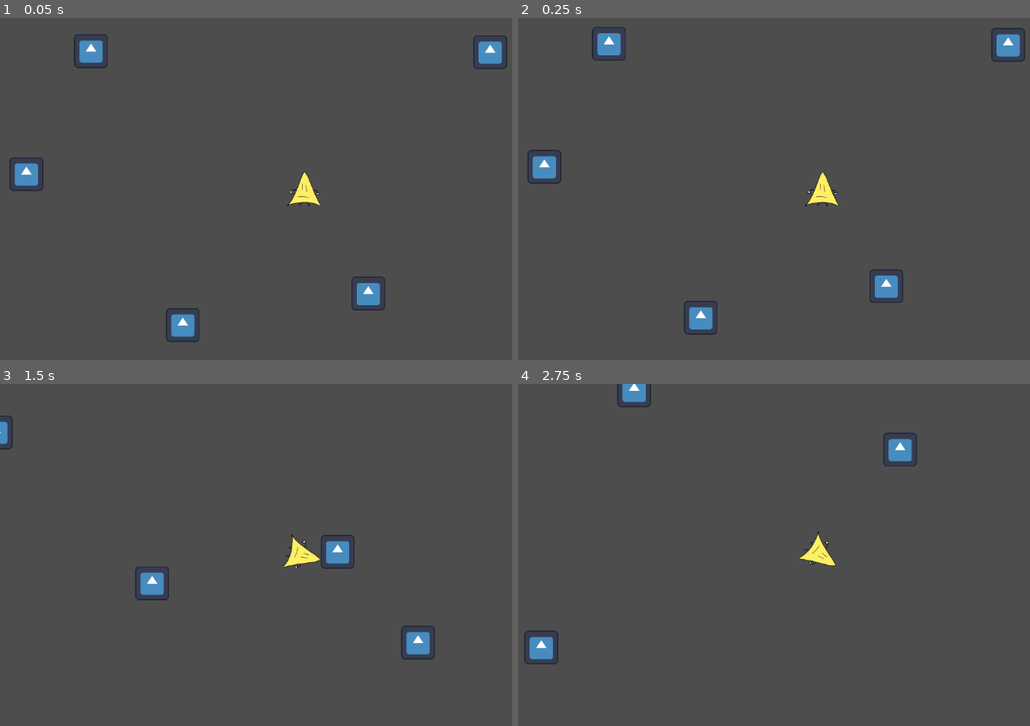
Above: before the commit, frames 1-4 (two rows, left to right).
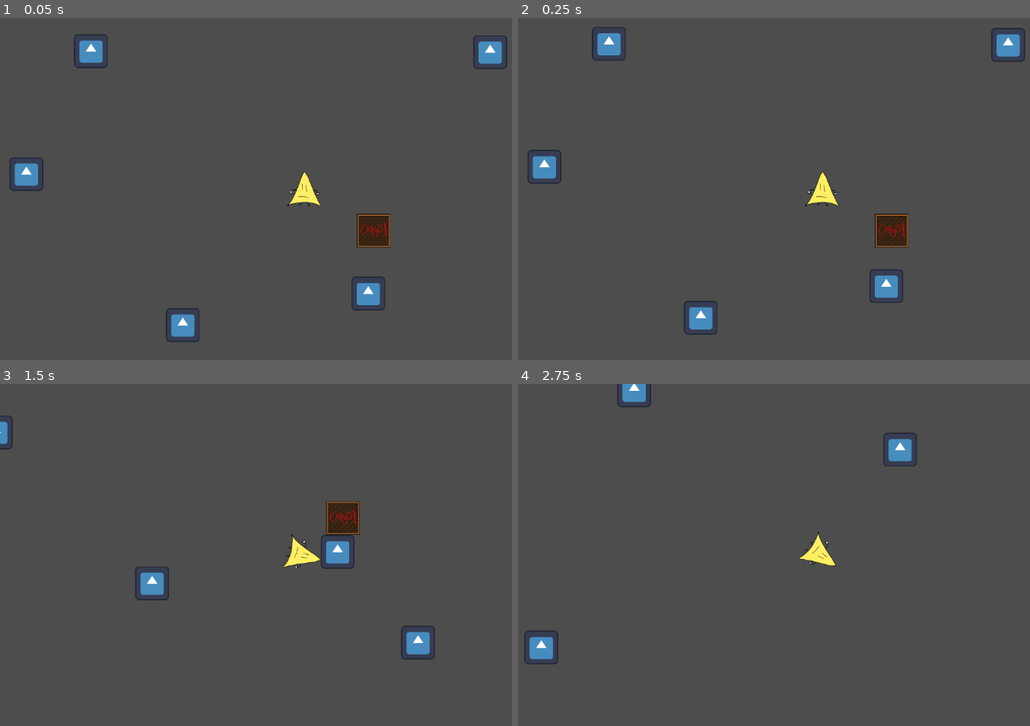
Above: after the commit, the same moments.

Repository: badfetus/space-postal-service
Game: Godot game, scene res://play_scene.tscn
Two runs of this game, one before a commit and one after it. Both use one fixed random seed, a clock stepped at 60 frames per second and the inputs below. The engine's default icon, where the game draws it, is replaced by a stand-in: a white triangle on a blue panel in a dark square.
Inputs:
- Up to frame 1 (0.05 s): no input
- Up to frame 2 (0.25 s): no input
- Up to frame 3 (1.5 s): hold Right (Right) 0.53-1.28 s; hold Space (Boost) 0.53-1.28 s; hold Left (Left) from 1.28 s (still down); tap Space (Boost) at 1.35 s
- Up to frame 4 (2.75 s): release Left (Left) at 2.03 s; hold Right (Right) from 2.03 s (still down); hold Space (Boost) from 2.03 s (still down)

The runs differ from the first frame. In frame 1, 0.7% of the frame differs, in the area x 69-77%, y 57-68%; in frame 2, 0.7%; in frame 3, 0.6%; in frame 4, nothing differs.

Commit message:
player collision

Diff:
--- a/cargo/cargo.tscn
+++ b/cargo/cargo.tscn
@@ -5,7 +5,7 @@
 [sub_resource type="RectangleShape2D" id="RectangleShape2D_231qi"]
 size = Vector2(128, 128)
 
-[node name="cargo" type="RigidBody2D"]
+[node name="cargo" type="RigidBody2D" groups=["cargo"]]
 
 [node name="Sprite2D" type="Sprite2D" parent="."]
 texture = ExtResource("1_cvknj")
--- a/play_scene.tscn
+++ b/play_scene.tscn
@@ -1,7 +1,8 @@
-[gd_scene load_steps=3 format=3 uid="uid://b1f3oxxe0j1hv"]
+[gd_scene load_steps=4 format=3 uid="uid://b1f3oxxe0j1hv"]
 
 [ext_resource type="PackedScene" uid="uid://buafxlc75qtin" path="res://player/player.tscn" id="1_53l42"]
 [ext_resource type="PackedScene" uid="uid://cqsc16gn72x30" path="res://wall.tscn" id="2_l1uel"]
+[ext_resource type="PackedScene" uid="uid://c36r31gr38bvi" path="res://cargo/cargo.tscn" id="3_3sh2j"]
 
 [node name="Node2D" type="Node2D"]
 
@@ -36,3 +37,6 @@
 
 [node name="wall9" parent="shits" instance=ExtResource("2_l1uel")]
 position = Vector2(509, -582)
+
+[node name="cargo" parent="." instance=ExtResource("3_3sh2j")]
+position = Vector2(932, 391)
--- a/player/player.gd
+++ b/player/player.gd
@@ -1,6 +1,20 @@
 extends RigidBody2D
+
+var saved_velocity
+
+func _ready():
+	connect("body_entered", on_collision)
 
 func _physics_process(delta):
 	if Input.is_action_pressed("Boost"):
 		apply_central_force(Vector2(-sin(rotation), cos(rotation)) * -2000)
 	angular_velocity = Input.get_axis("Left", "Right") * delta * 200
+	saved_velocity = linear_velocity
+
+func on_collision(body):
+	if body.is_in_group("cargo"):
+		print("this is cargo")
+
+	#Fix diz shiz. Make good
+	if saved_velocity.length_squared() > 500000:
+		print("I did it! I died in a crash")
--- a/player/player.tscn
+++ b/player/player.tscn
@@ -4,6 +4,8 @@
 [ext_resource type="Texture2D" uid="uid://du7ihrwx7gmlk" path="res://player/player_sprite.tga" id="2_jre62"]
 
 [node name="player" type="RigidBody2D"]
+max_contacts_reported = 1
+contact_monitor = true
 script = ExtResource("1_ucn4h")
 
 [node name="Sprite2D" type="Sprite2D" parent="."]
